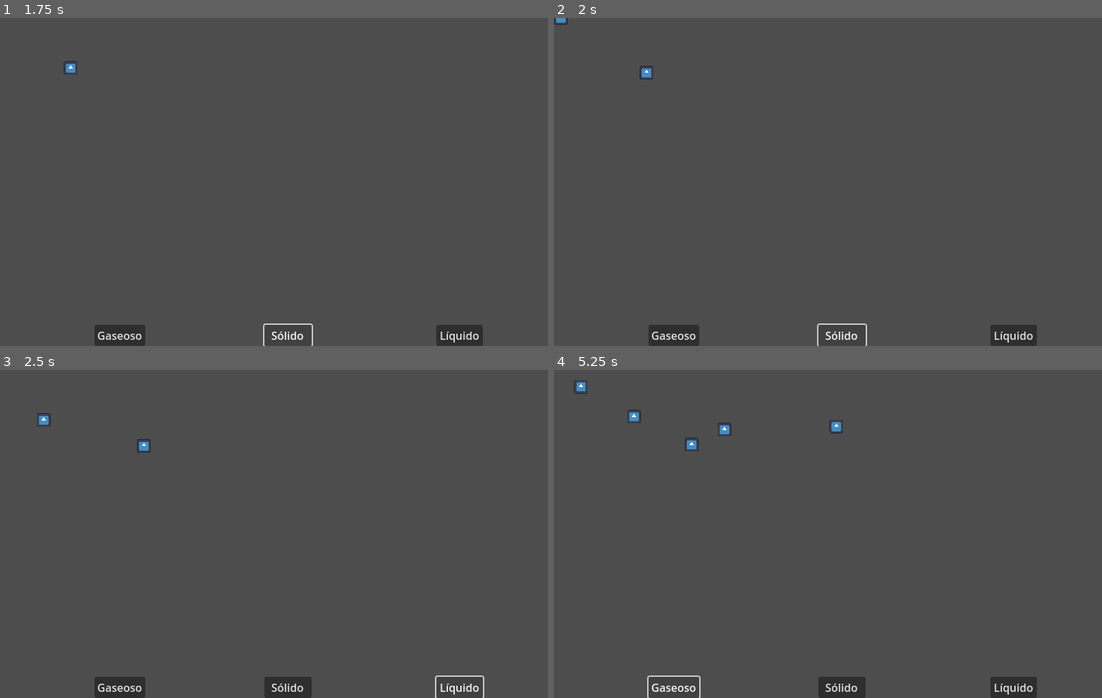
Above: before the commit, frames 1-4 (two rows, left to right).
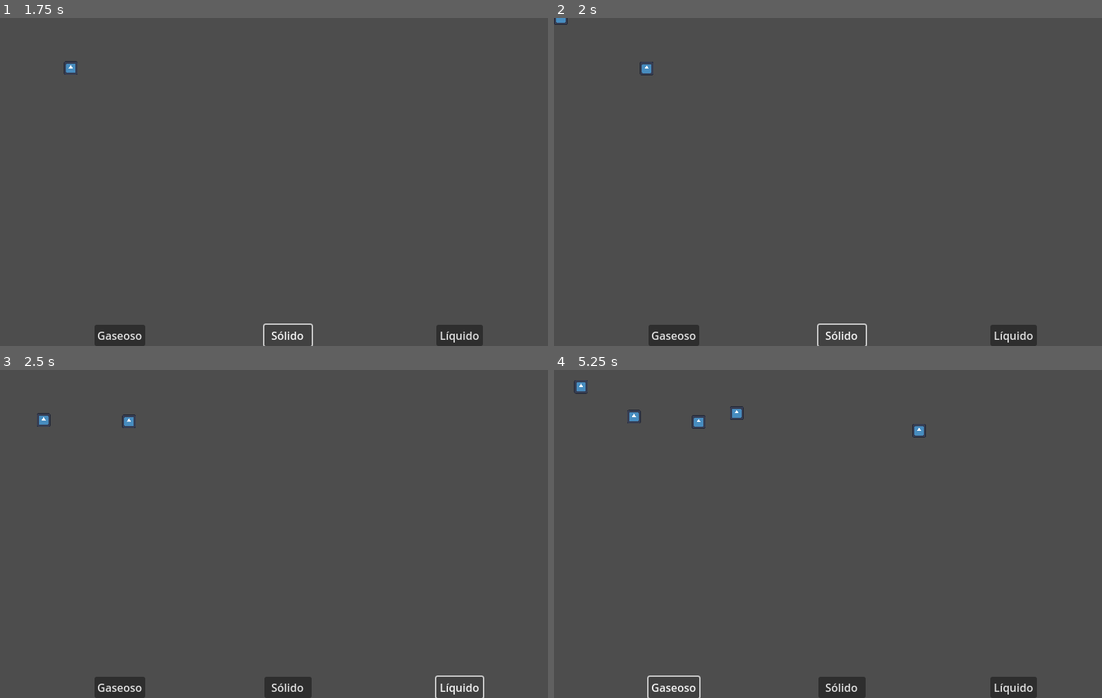
Above: after the commit, the same moments.

Repository: gonzalodelgado/gotita
Game: Godot game, scene res://node_2d.tscn
Two runs of this game, one before a commit and one after it. Both use one fixed random seed, a clock stepped at 60 frames per second and the inputs below. The engine's default icon, where the game draws it, is replaced by a stand-in: a white triangle on a blue panel in a dark square.
Inputs:
- Up to frame 1 (1.75 s): click "Gaseoso" at 0.5 s; click "Sólido" at 1.25 s
- Up to frame 2 (2 s): no input
- Up to frame 3 (2.5 s): click "Líquido" at 2 s
- Up to frame 4 (5.25 s): click "Gaseoso" at 2.75 s; click "Sólido" at 3.5 s; click "Líquido" at 4.25 s; click "Gaseoso" at 5 s

Frame 1 is identical in both runs. In frame 2, less than 0.1% of the frame differs, in the area x 15-19%, y 13-19%; in frame 3, 0.1%; in frame 4, 0.4%, in the area x 23-68%, y 11-25%.

Commit message:
Actualizar terreno.

Diff:
--- a/level.tscn
+++ b/level.tscn
@@ -9,4 +9,4 @@
 [node name="CollisionPolygon2D" type="CollisionPolygon2D" parent="."]
 material = SubResource("CanvasItemMaterial_5xgho")
 position = Vector2(-43, -43)
-polygon = PackedVector2Array(43, 127, 43, 513, 842, 512, 843, 64, 710, 144, 466, 52, 466, 150, 413, 111, 365, 107, 331, 113, 300, 143, 243, 171, 195, 150, 157, 127)
+polygon = PackedVector2Array(43, 127, 43, 513, 842, 512, 843, 64, 710, 144, 466, 150, 413, 111, 319, 77, 322, 141, 273, 145, 263, 145, 246, 130, 233, 129, 157, 127)
